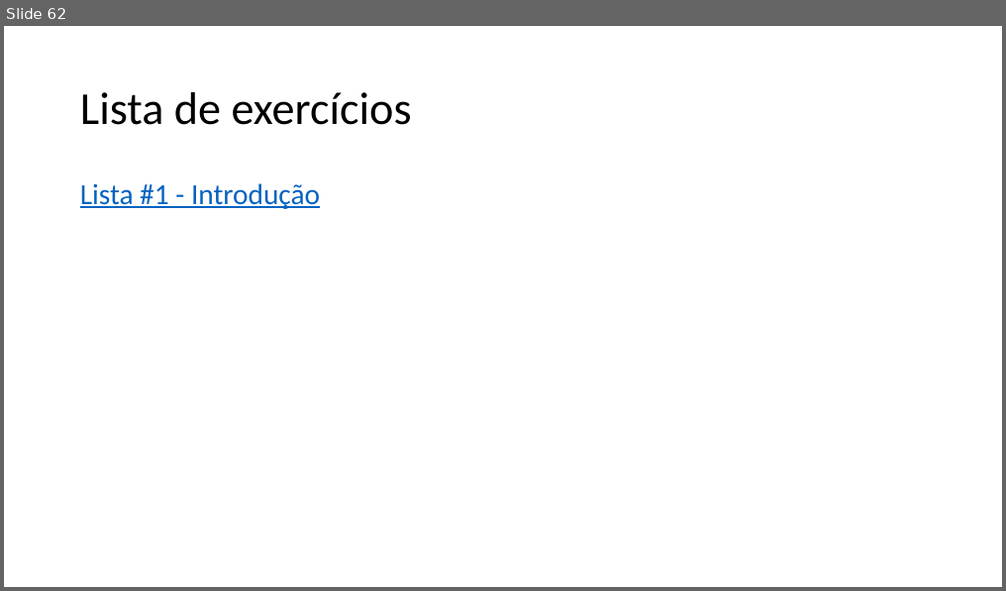
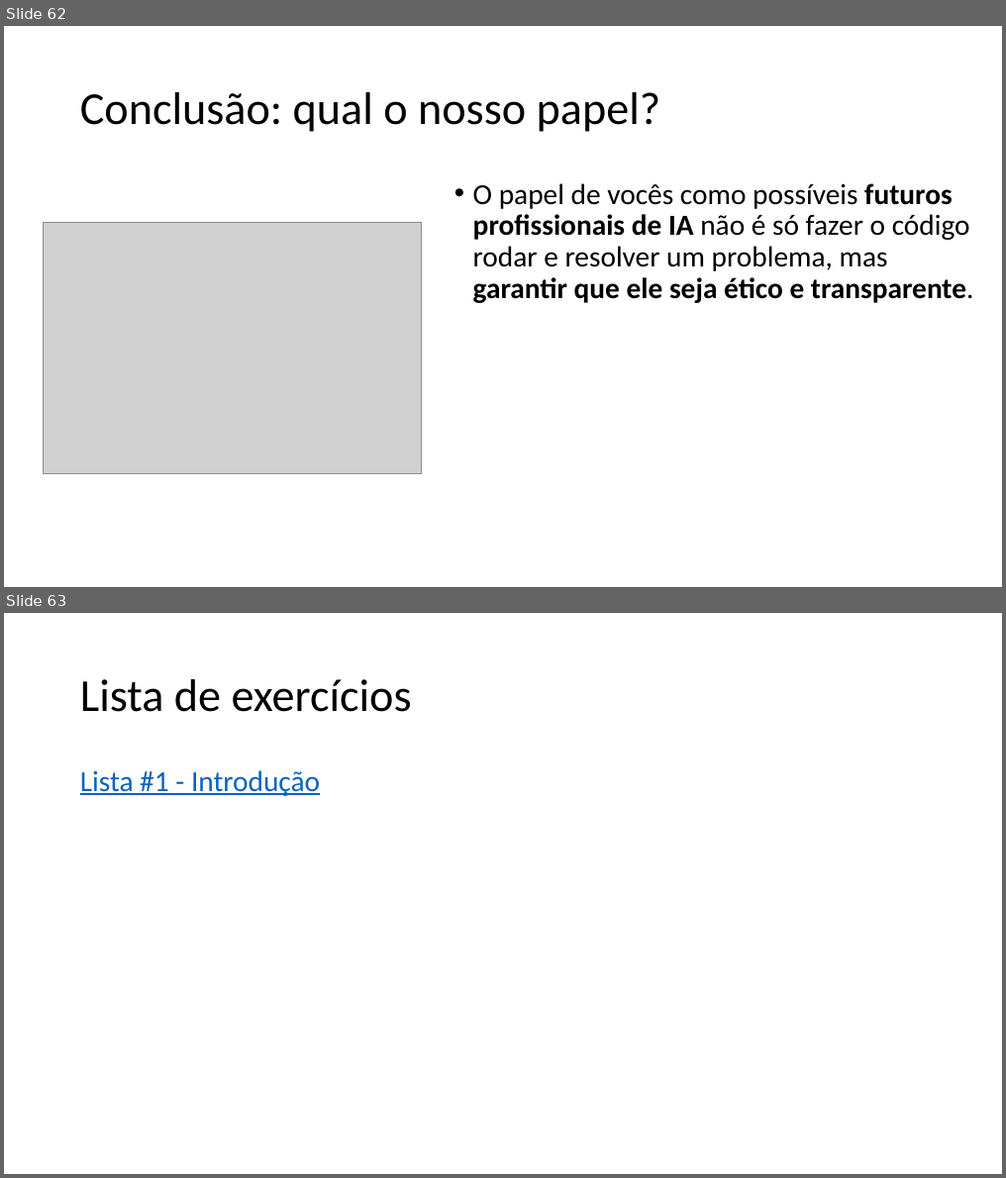
Before and after one commit to zz4fap/c24_inteligencia_artificial, a slide deck: slides/C24_Introdução.pptx. Shown one above the other, each under a label of ours: slide 62 before the commit, slides 62 and 63 after it. The pictures are 1006x591 and 1006x1178 pixels, drawn with LibreOffice and Linux fonts; fonts in the diff are those of the drawing; grey boxes stand for pictures. Boxes give left, top, right and bottom in pixels: in the first picture for what was removed or moved away, otherwise in the second. Text is boxed around its words. In the diff, an @@ line names an element or a change of style, - is before the commit and + after.

```diff
--- a/slides/C24_Introdução.pptx
+++ b/slides/C24_Introdução.pptx
@@ slide 62 added at [4,26,1002,587], background #FFFFFF @@
@@ title added at [80,92,661,132], 44 pt, text #000000 @@
+Conclusão: qual o nosso papel?
@@ text added at [473,183,973,303], 28 pt, text #000000 @@
+• O papel de vocês como possíveis futuros profissionais de IA não é só fazer o código rodar e resolver um problema, mas garantir que ele seja ético e transparente.
@@ picture added at [43,222,420,473] @@
@@ what was slide 62 is now slide 63 @@
```
Also in this commit, not shown: 22 slides changed, 1 other file.
